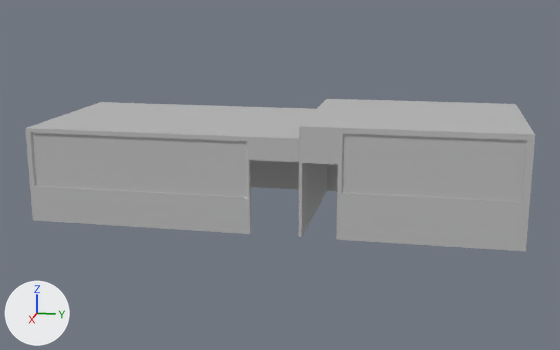
A saved change to the FBX model Mother Duck 1.2.2/MotherDuck/Assets/MotherDuckLEVELS/YOUR_WORK_HERE/Meshes/Store 1.fbx.
One viewpoint serves both versions: a 50 mm camera at (44.8, 7.1, 14.4) aimed at (1.8, -1.5, 3.7). Every picture has the same lights, and +X, +Y and +Z are marked at lower left. Where no turn or scale is listed for an object, it has been applied to the vertices.

Before the edit, the objects in view are built like this:
```python
me_mesh = bpy.data.meshes.new('Mesh')
me_mesh.from_pydata(...)  # 77 vertices, 64 faces; spans x -3.3..6.5, y -14.7..0.4, z 1.5..6.8
me_mesh.materials.append(mat_lambert2)  # grey #bcbcbc
# before: 24 (6.3, -14.3, 6.8) at pixel (33, 127), 25 (6.3, 0.4, 6.8) at pixel (299, 137), 26 (6.3, 0.4, 6.6), 27 (6.3, -14.3, 6.6), 34 (-3.1, -14.3, 6.8) at pixel (103, 102)
# before: 35 (-3.1, 0.4, 6.8), 36 (-3.1, 0.4, 6.6), 37 (-3.1, -14.3, 6.6)
me_mesh_001 = bpy.data.meshes.new('Mesh.001')
me_mesh_001.from_pydata(...)  # 90 vertices, 87 faces; spans x -3.48..6.53, y 0.46..11.92, z 1.54..7.44
me_mesh_001.materials.append(mat_lambert2)  # grey #bcbcbc
# before: 29 (6.13, 11.57, 7.14), 30 (6.13, 0.61, 7.14), 35 (6.13, 0.61, 7.44) at pixel (303, 125), 36 (6.13, 11.57, 7.44) at pixel (526, 132), 43 (-3.17, 11.57, 7.14)
# before: 44 (-3.17, 0.61, 7.14), 49 (-3.17, 0.61, 7.44) at pixel (328, 99), 50 (-3.17, 11.57, 7.44) at pixel (510, 104)
me_mesh_003 = bpy.data.meshes.new('Mesh.003')
me_mesh_003.from_pydata(...)  # a box spanning x 6.3..6.44, y 2.68..11.57, z 4.07..7.14
me_mesh_003.materials.append(mat_lambert1)  # grey #bcbcbc
ob_pcube1 = bpy.data.objects.new('pCube1', me_mesh)
ob_pcube1.location = (0.0, 0.0, 0.0)
ob_pcube2 = bpy.data.objects.new('pCube2', me_mesh_001)
ob_pcube2.location = (0.0, 0.0, 0.0)
ob_pcube4 = bpy.data.objects.new('pCube4', me_mesh_003)
ob_pcube4.location = (0.0, 0.0, 0.0)
# also in view: 'pCube3' at (6.4, -8.3, 5.1)
```
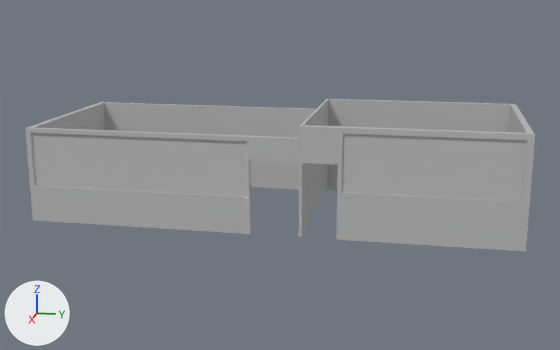
The edits, one by one:
me_mesh has 77 vertices, 64 faces and spans x -3.3..6.5, y -14.7..0.4, z 1.5..6.8.
me_mesh is used by ob_pcube1; location (0.0, 0.0, 0.0).
Verts and faces of me_mesh; kept vertices keep their numbers, new ones are numbered from 77.
Part 2, on me_mesh:
Faces deleted: (24, 25, 35, 34), (25, 26, 36, 35), (26, 27, 37, 36).
New faces: (24, 25, 26, 27), (24, 27, 37, 34), (34, 37, 36, 35).
me_mesh_001 has 90 vertices, 87 faces and spans x -3.48..6.53, y 0.46..11.92, z 1.54..7.44.
me_mesh_001 is used by ob_pcube2; location (0.0, 0.0, 0.0).
Verts and faces of me_mesh_001; kept vertices keep their numbers, new ones are numbered from 90.
Part 1, on me_mesh_001:
Faces deleted: (29, 30, 44, 43), (35, 36, 50, 49).
New faces: (43, 50, 49, 44), (30, 44, 49, 35), (29, 30, 35, 36), (29, 36, 50, 43).

Boxes (x1, y1, x2, y2) around the edits, measured in the pictures (560 x 350 px; the box of a moved part takes in the faces that stretch with it):
part 1 of me_mesh_001, built on
    both: (304, 99, 527, 133)
part 2 of me_mesh, moved or reshaped
    before: (35, 103, 316, 138)
    after: (35, 103, 316, 128)
